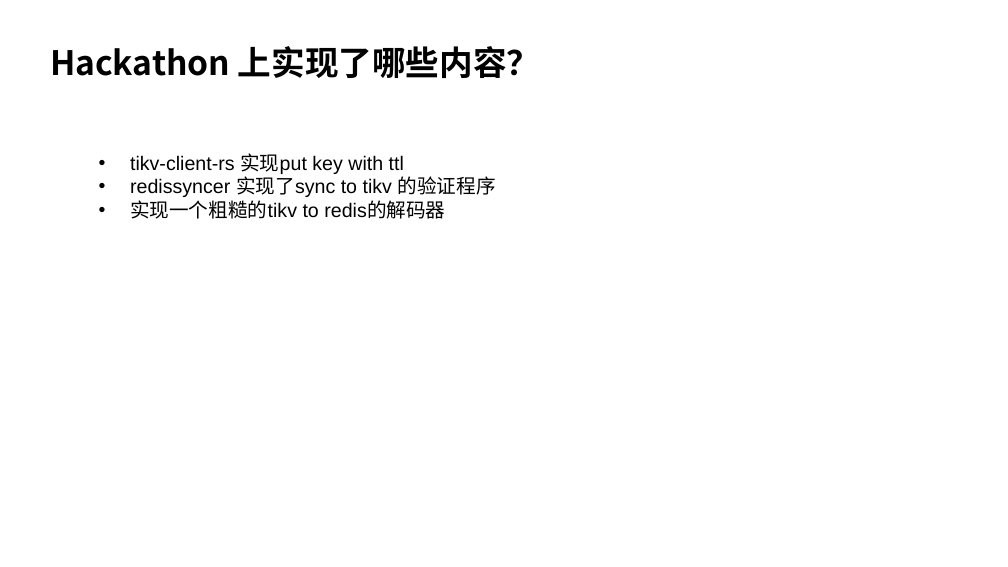
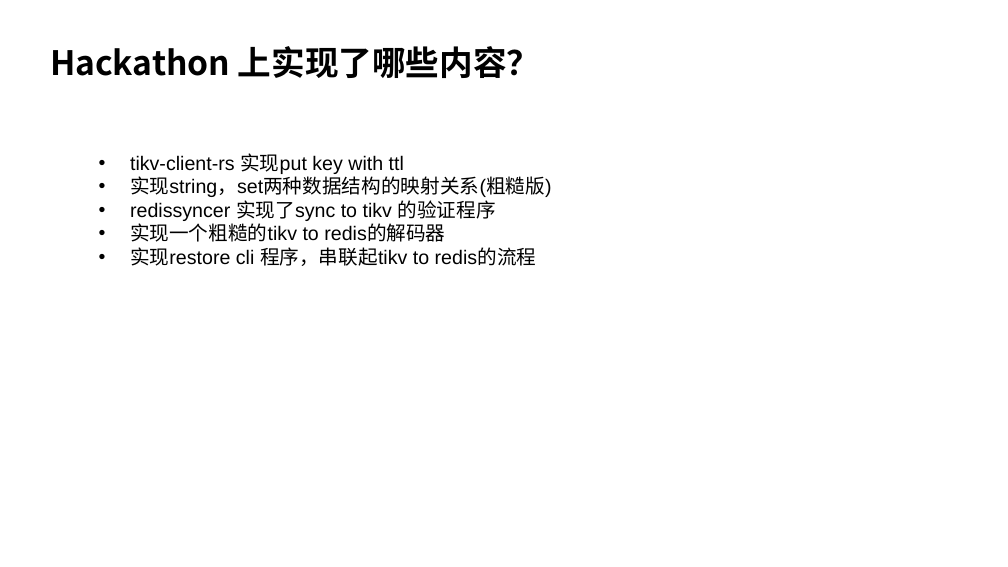
Before and after one commit to TraceNature/redis_on_tikv, a slide deck: slide 11 of docs/Hackathon 2021 答辩模板.pptx (slide 12 before the commit). Drawn at 1008x567 pixels with LibreOffice and Linux fonts; fonts in the diff are those of the drawing; background and template pictures are left out. Boxes give left, top, right and bottom in pixels: in the first picture for what was removed or moved away, otherwise in the second. Text is boxed around its words. In the diff, an @@ line names an element or a change of style, - is before the commit and + after.

```diff
--- a/docs/Hackathon 2021 答辩模板.pptx
+++ b/docs/Hackathon 2021 答辩模板.pptx
@@ text at (130,173,552,197): paragraph added @@
+• 实现string，set两种数据结构的映射关系(粗糙版)
@@ text at (130,247,537,266): paragraph added @@
+• 实现restore cli 程序，串联起tikv to redis的流程
```
Also in this commit, not shown: 1 other slide changed, 1 slide removed, 4 other files.
